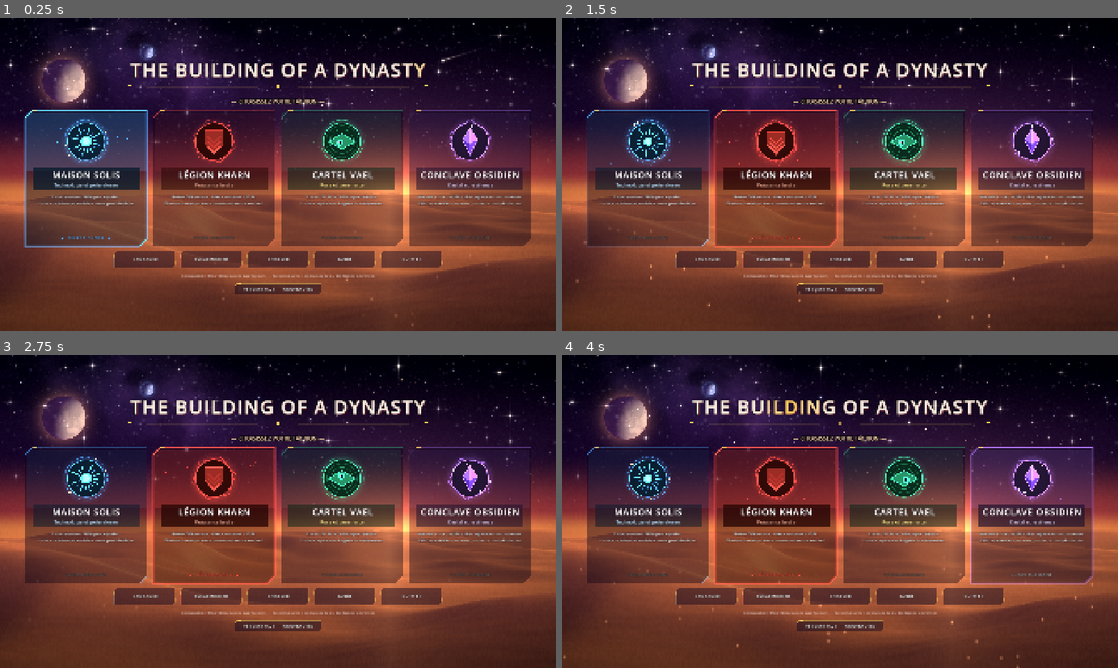
Above: before the commit, frames 1-4 (two rows, left to right).
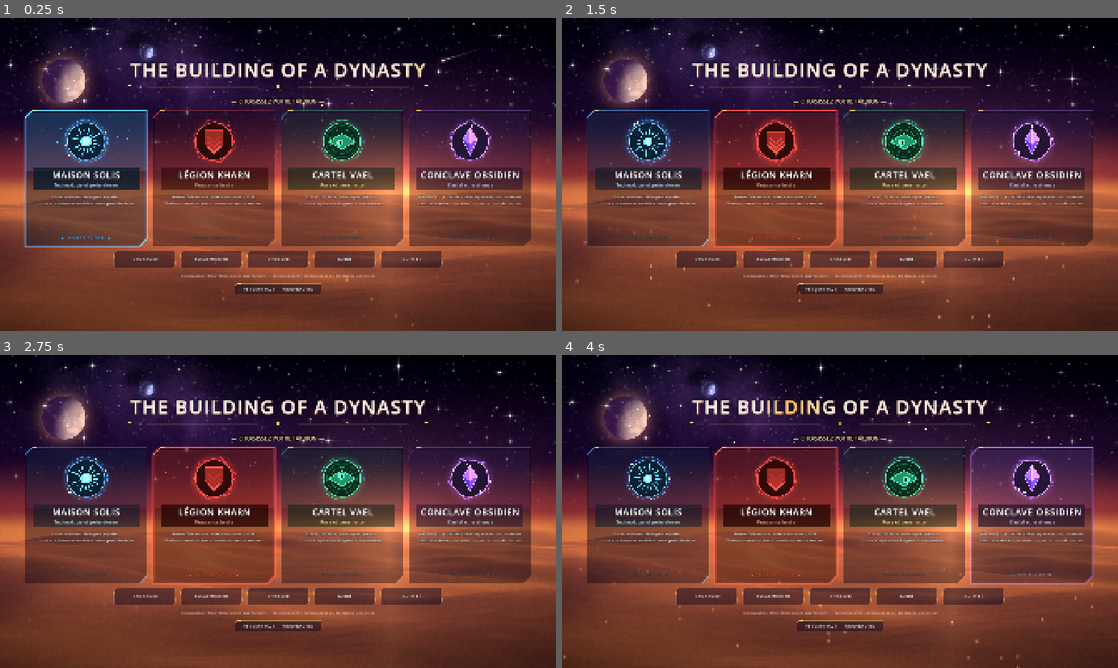
Above: after the commit, the same moments.

Repository: Nydaunvan/dune2-remake
Game: Godot game, scene res://menu.tscn
Same seed, same stepped clock (60 frames per second), same inputs: the game is played once before the commit and once after it.
Inputs (mouse positions are in pixels of both pictures, inside the frame that each line leads up to):
- Up to frame 1 (0.25 s): no input
- Up to frame 2 (1.5 s): tap Enter at 0.5 s; drag from (840, 174) to (895, 105) at 0.52 s; drag from (728, 190) to (812, 237) at 1.27 s
- Up to frame 3 (2.75 s): move the mouse to (333, 442) at 2.02 s; hold Right (ui_right) from 2.03 s (still down); tap U at 2.1 s
- Up to frame 4 (4 s): release Right (ui_right) at 2.75 s; drag from (812, 574) to (673, 464) at 2.77 s; move the mouse to (1006, 558) at 3.52 s; hold Left (ui_left) from 3.53 s (still down); hold Shift from 3.53 s (still down)

The runs differ from the first frame. In frame 1, 3.2% of the frame differs, in the area x 0-100%, y 55-100%; in frame 2, 3.1%; in frame 3, 3.1%; in frame 4, 3.2%.

Commit message:
Dunes du menu : relief adouci, plus de falaises ni de traits avant-arrière
Co-Authored-By: Claude Sonnet 5.5 <noreply@anthropic.com>
Claude-Session: https://claude.ai/code/session_016J9VLX1JshULsfbSsqHF5q

Diff:
--- a/shaders/menu_bg.gdshader
+++ b/shaders/menu_bg.gdshader
@@ -112,8 +112,8 @@
 float terrain(vec2 q) {
 	vec2 w = q + 3.2 * vec2(vnoise(q * 0.045), vnoise(q * 0.045 + 7.3)) - 1.6;
 	float n = 0.60 * vnoise(w * vec2(0.060, 0.105)) + 0.28 * vnoise(w * vec2(0.125, 0.21) + 3.1) + 0.12 * vnoise(w * vec2(0.26, 0.42) + 9.7);
-	n = smoothstep(0.10, 0.92, n);
-	return n * n * (3.0 - 2.0 * n) * 5.0;
+	n = smoothstep(0.05, 0.98, n); // pente douce : pas de falaises abruptes (traits verticaux avant-arrière)
+	return n * 5.4;
 }
 
 
